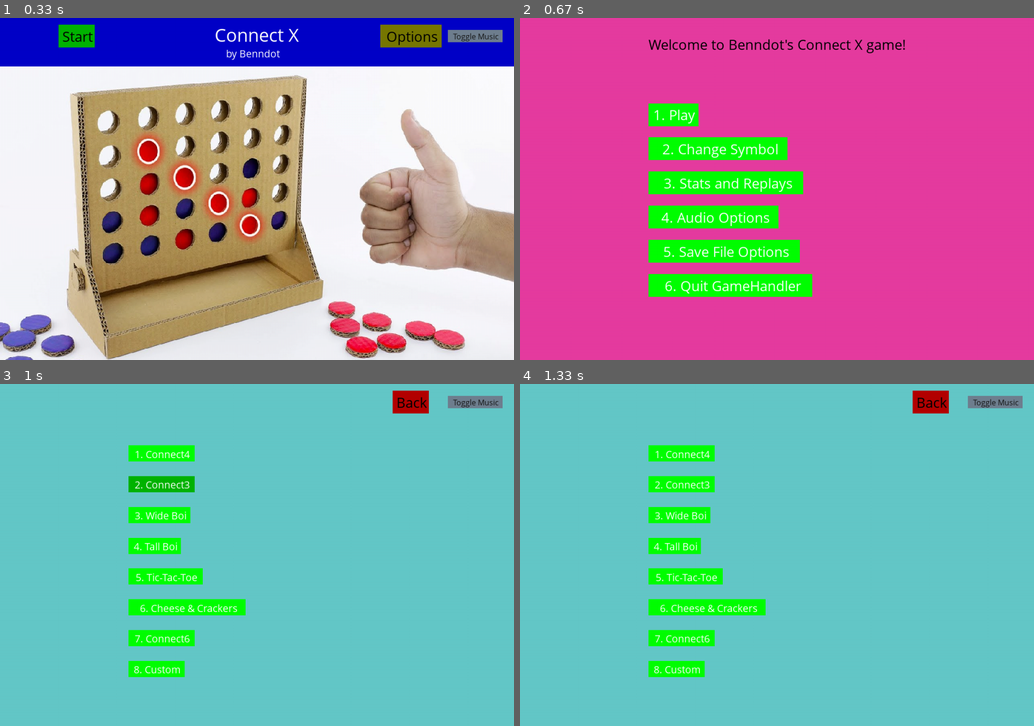
Above: before the commit, frames 1-4 (two rows, left to right).
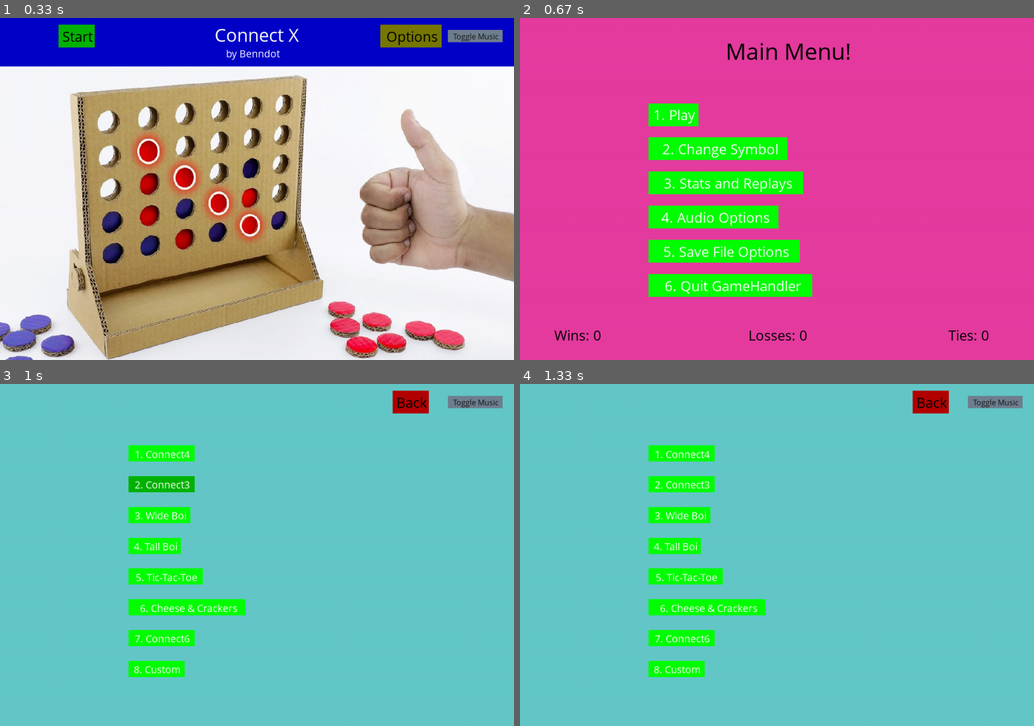
Above: after the commit, the same moments.

Repository: Benndot/Connect-X-Pygame
Game: pygame game, started from connectX.py
Same seed, same stepped clock (60 frames per second), same inputs: the game is played once before the commit and once after it.
Inputs (mouse positions are in pixels of both pictures, inside the frame that each line leads up to):
- Up to frame 1 (0.33 s): no input
- Up to frame 2 (0.67 s): click "Start" at 0.42 s
- Up to frame 3 (1 s): click "1. Play" at 0.77 s
- Up to frame 4 (1.33 s): click (761, 496) at 1.1 s

Frame 1 is identical in both runs. In frame 2, 1.3% of the frame differs, in the area x 6-92%, y 6-95%; in frame 3, nothing differs; in frame 4, nothing differs.

Commit message:
Arranged connect3 grid, displayed stats
wins/losses/ties are now shown at the bottom of the main menu. Connect 3 game mode's grid is now displayed properly. Removed session_counter stat and some other redundant code.

Diff:
--- a/connectX.py
+++ b/connectX.py
@@ -174,7 +174,9 @@
                     cell_height=float(game_screen.height / 8), x_offset_step=float(0.095),
                     y_offset_step=float(0.125), cell_x_offset=float(0.17))
 
-connect3 = GameMode("Connect3", np.full((4, 5), "-"), 3)
+connect3 = GameMode("Connect3", np.full((4, 5), "-"), 3, cell_width=float(game_screen.width / 8.5),
+                    cell_height=float(game_screen.height / 6.5), x_offset_step=float(0.12),
+                    y_offset_step=float(0.16), cell_x_offset=float(0.2))
 
 wide_boi = GameMode("Wide Boi", np.full((4, 8), "-"), 4)
 
@@ -234,8 +236,6 @@
     losses = Stat("Losses", 0)
     ties = Stat("Ties", 0)
 
-    session_counter: int = 0
-
     # These two lists will track the list of all moves the player and CPU make, to be pushed if a replay is saved
     player_move_list: list = []
     enemy_move_list: list = []
@@ -327,8 +327,7 @@
 
 def main_menu():
 
-    greeting_message = "Welcome to Benndot's Connect X game!" if DataTracker.session_counter == 0 else \
-        "Welcome back to Benndot's Connect X game!"
+    greeting_message = "Main Menu!"
 
     play_game_str = {"Play": mode_selection}
     change_symbol_str = {"Change Symbol": symbol_selection}
@@ -343,7 +342,14 @@
 
         game_screen.screen.fill((230, 60, 160))
 
-        create_onscreen_text(medium_font, black, greeting_message, game_screen.width / 4, game_screen.height * 0.05)
+        create_onscreen_text(large_font, black, greeting_message, game_screen.width / 2.5, game_screen.height * 0.05)
+
+        create_onscreen_text(medium_font, black, f"Wins: {DataTracker.wins.value}", game_screen.width / 15,
+                             game_screen.height * 0.9)
+        create_onscreen_text(medium_font, black, f"Losses: {DataTracker.losses.value}", game_screen.width / 2.25,
+                             game_screen.height * 0.9)
+        create_onscreen_text(medium_font, black, f"Ties: {DataTracker.ties.value}", game_screen.width / 1.2,
+                             game_screen.height * 0.9)
 
         base_height = game_screen.height * 0.25
         height_multiplier = 1
@@ -664,8 +670,7 @@
             print("Track change initiated")
             music_object.cycle_track()
 
-        current_track_name = music_object.tracklist[music_object.current_track_index][6:-4] if \
-            music_object.current_track_index != 13 else "    ????????????????????"
+        current_track_name = music_object.tracklist[music_object.current_track_index][6:-4]
         current_track_text = sml_med_font.render(f'Current Track: ' + current_track_name, True, blackish)
         game_screen.screen.blit(current_track_text, (game_screen.width / 6, game_screen.height / 1.6))
 
@@ -989,7 +994,6 @@
 
 def post_game_reset():
 
-    DataTracker.session_counter += 1
     if GameHandler.game_status == "won":
         DataTracker.wins.value += 1
     elif GameHandler.game_status == "lost":
Not shown, changed: ReadMe.md
